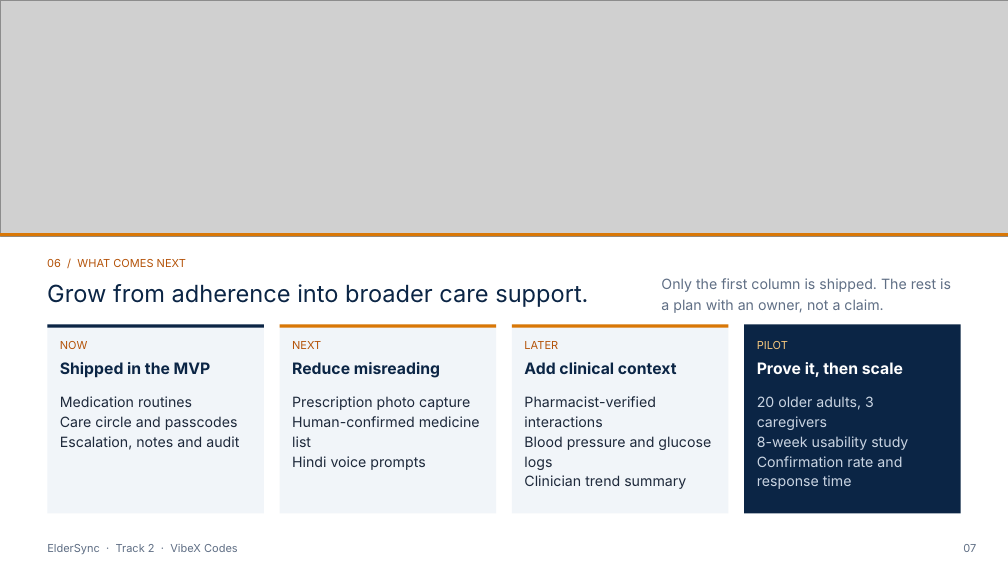
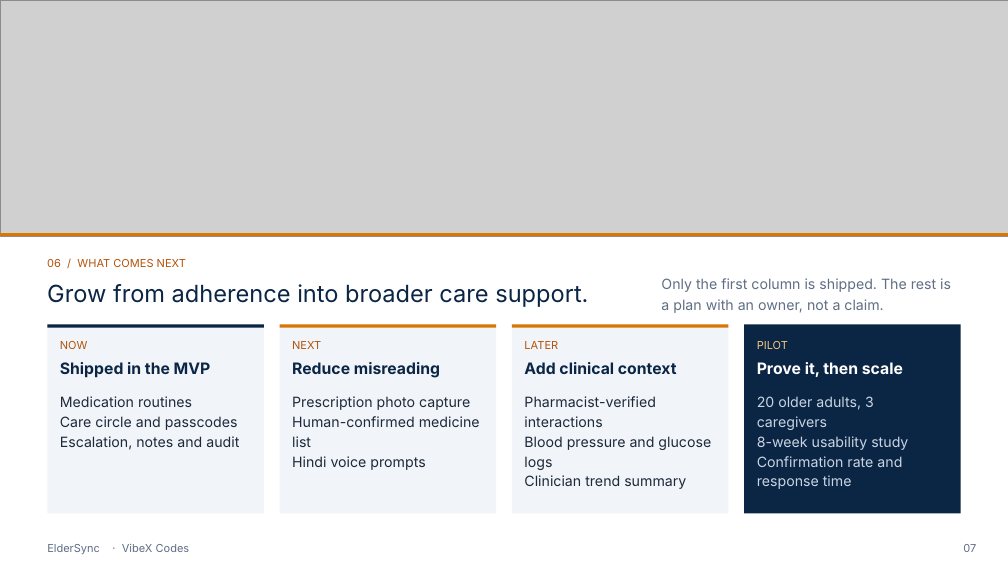
Before and after one commit to farhanmallik05/eldersync, a slide deck: slide 7 of ElderSync - Beyond the Reminder.pptx. Drawn at 1008x567 pixels with LibreOffice and Linux fonts; fonts in the diff are those of the drawing; grey boxes stand for pictures. Boxes give left, top, right and bottom in pixels: in the first picture for what was removed or moved away, otherwise in the second. Text is boxed around its words. In the diff, an @@ line names an element or a change of style, - is before the commit and + after.

```diff
--- a/ElderSync - Beyond the Reminder.pptx
+++ b/ElderSync - Beyond the Reminder.pptx
@@ text at <box>47,544,190,554</box>: text changed @@
-ElderSync · Track 2 · VibeX Codes
+ElderSync · VibeX Codes
```
Also in this commit, not shown: 2 other slides changed, 1 other file.
